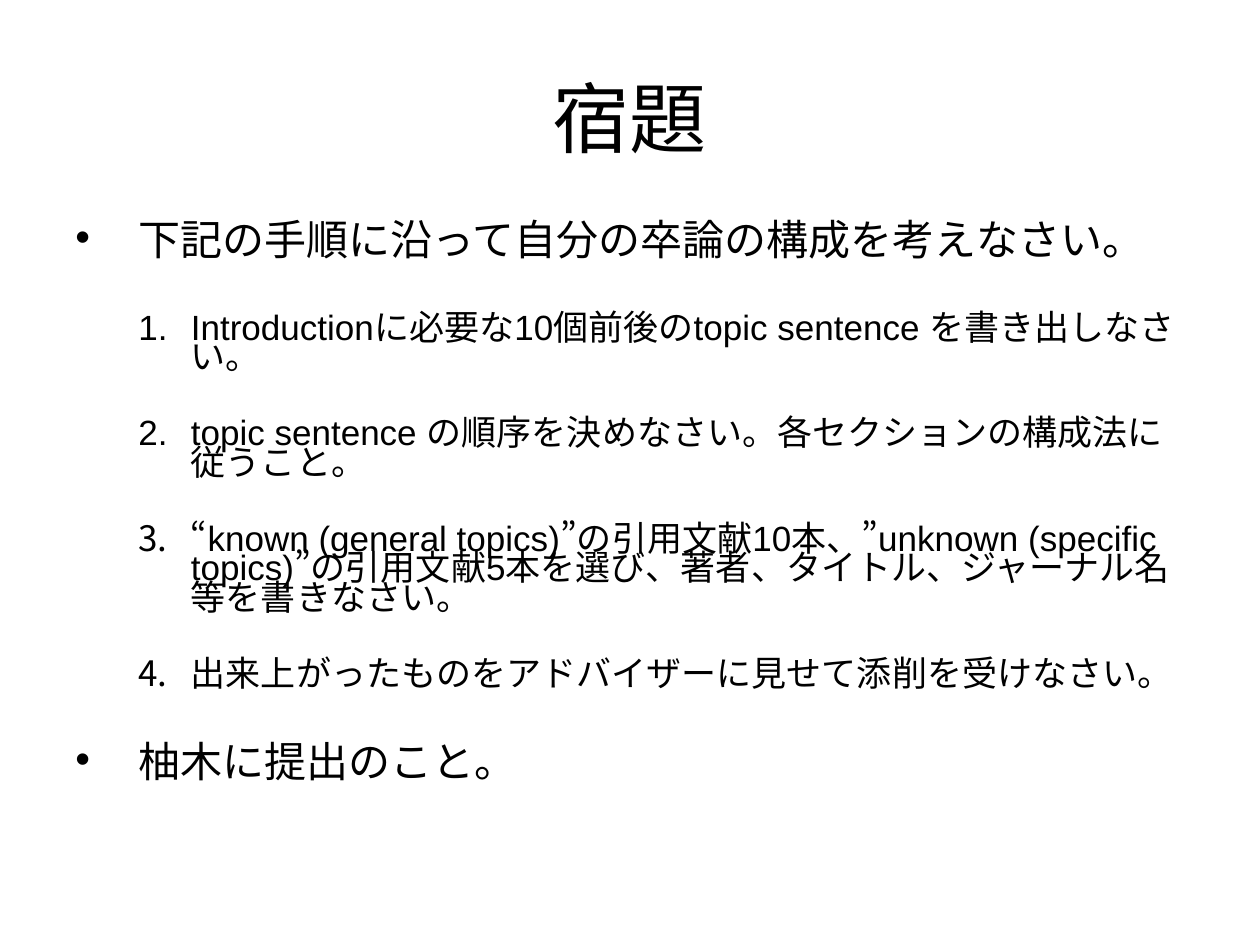
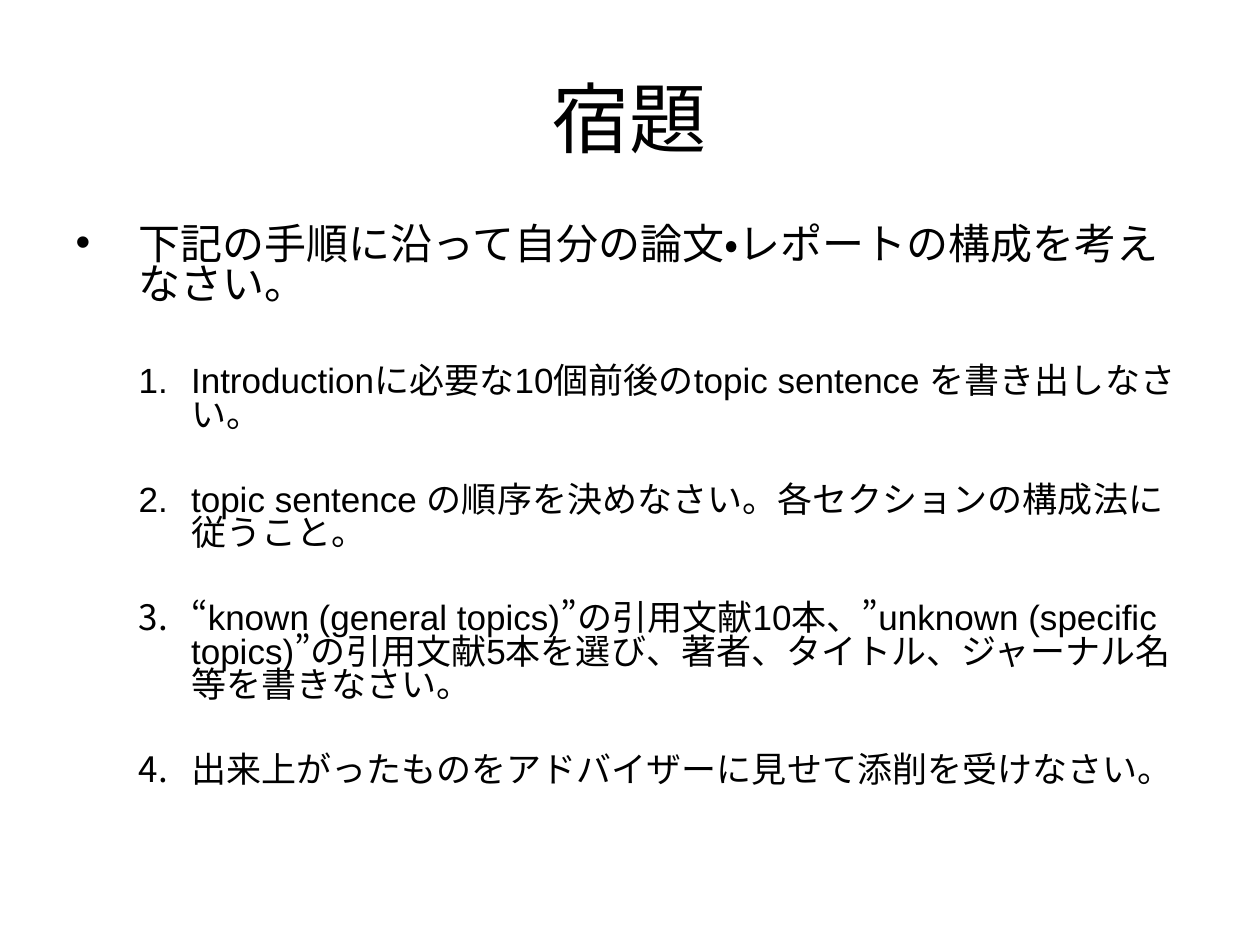
Before and after one commit to yugism/Writing, a slide deck: slide 32 of writing01.ppt (slide 31 before the commit). Drawn at 1260x945 pixels with LibreOffice and Linux fonts; fonts in the diff are those of the drawing. Boxes give left, top, right and bottom in pixels: in the first picture for what was removed or moved away, otherwise in the second. Text is boxed around its words. In the diff, an @@ line names an element or a change of style, - is before the commit and + after.

```diff
--- a/writing01.ppt
+++ b/writing01.ppt
@@ text at bbox=[139, 223, 1159, 302]: text changed @@
-• 下記の手順に沿って自分の卒論の構成を考えなさい。
+• 下記の手順に沿って自分の論文・レポートの構成を考えなさい。
@@ text at bbox=[191, 363, 1175, 785]: line spacing 0.7 to 0.8 @@
@@ text at bbox=[138, 741, 516, 781]: paragraph removed @@
-• 柚木に提出のこと。
```
Also in this commit, not shown: 3 other slides changed, 1 slide added, 1 other file.
